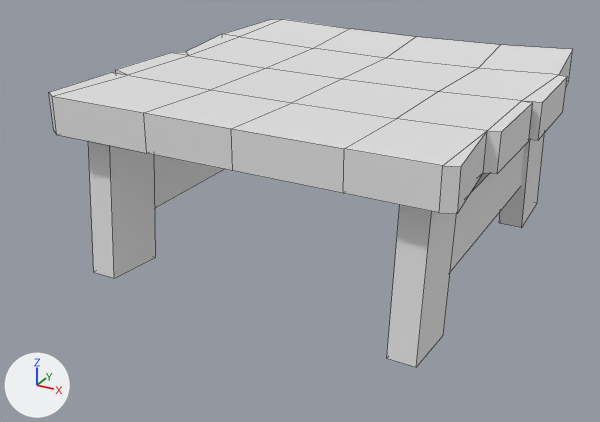
The FBX model Assets/_Game/Meshes/Props/MESH_Table.fbx: old version first, new version second.
Both versions are drawn from a 50 mm lens placed at (2.65, -5.46, 3.18), pointed at (-0.38, 0.05, 0.42). The lights are fixed; the arrows at lower left show +X, +Y and +Z. Mesh edges are drawn as thin lines. Where no turn or scale is listed for an object, it has been applied to the vertices.

In view in the first picture: 'MESH_Table'.
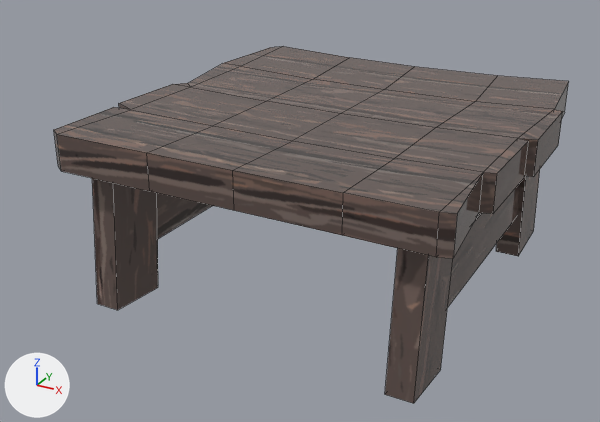
The change, as a list of edits to the scene's bpy script:
```text
Add img_props_wood_jpg:
    img_props_wood_jpg = load_image('props_wood.JPG', '../../Textures/props_wood.JPG', 1024, 1024, 'sRGB')
Add mat_bois:
    mat_bois = principled_material('BOIS')
    mat_bois.texture = img_props_wood_jpg
    mat_bois.roughness = 0.0
Change me_mesh:
    used by ob_mesh_table; location = (0.0, 0.0, 0.0)
    remove me_mesh.from_pydata(...)  # 126 vertices, 109 faces; spans x -3.18..1.48, y -1.54..1.54, z 0.27..1.66
    add me_mesh.from_pydata(...)  # 123 vertices, 109 faces; spans x -1.58..1.48, y -1.54..1.54, z 0.0..1.39
    me_mesh part 1: the loose piece of 8 vertices spanning x 1.04..1.23, y 0.85..1.43, z 0.27..1.44 is moved by (0.0, 0.0, -0.27), in mat_bois (picture img_props_wood_jpg)
    me_mesh part 2: the loose piece of 8 vertices spanning x -1.3..-1.1, y -1.43..-0.85, z 0.27..1.44 is moved by (0.0, 0.0, -0.27), in mat_bois (picture img_props_wood_jpg)
    me_mesh part 3: the loose piece of 8 vertices spanning x 1.04..1.23, y -1.43..-0.85, z 0.27..1.44 is moved by (0.0, 0.0, -0.27), in mat_bois (picture img_props_wood_jpg)
    me_mesh part 4: the loose piece of 8 vertices spanning x -1.26..-1.14, y -0.99..0.98, z 0.64..1.09 is moved by (0.0, 0.0, -0.27), in mat_bois (picture img_props_wood_jpg)
    me_mesh part 5: the loose piece of 8 vertices spanning x 1.08..1.19, y -0.99..0.98, z 0.64..1.09 is moved by (0.0, 0.0, -0.27), in mat_bois (picture img_props_wood_jpg)
    me_mesh part 6
    2 vertices are removed from x -1.57..-1.38, y 0.0, z 1.62
    73 faces are deleted
    18 vertices in x -1.58..1.48, y -1.54..1.54, z 1.59..1.66 move by (0.0, 0.0, -0.53)
    17 vertices in x -1.57..1.43, y -1.54..1.54, z 1.6..1.66 move by (0.0, 0.0, -0.54)
    3 vertices are added at (-1.38, 0.0, 1.08), (-1.57, 0.0, 1.09), (0.0, 0.0, 1.13)
    73 new faces join them
    me_mesh part 7: 65 faces spanning x -1.58..1.48, y -1.54..1.54, z 1.06..1.39 switch from no material to mat_bois (picture img_props_wood_jpg)
```

Location of each change, (x1, y1, x2, y2) in pixels of the pictures (600 x 422 px; the box of a moved part takes in the faces that stretch with it):
'MESH_Table', reshaped: before (49, 19, 573, 367); after (54, 46, 569, 403)
part 1 of me_mesh, moved or reshaped: before (499, 134, 544, 228); after (496, 169, 540, 256)
part 2 of me_mesh, moved or reshaped: before (88, 141, 156, 278); after (92, 178, 158, 310)
part 3 of me_mesh, moved or reshaped: before (387, 205, 457, 367); after (385, 249, 453, 403)
part 4 of me_mesh, moved or reshaped: before (154, 155, 224, 208); after (157, 193, 212, 239)
part 5 of me_mesh, moved or reshaped: before (450, 146, 524, 272); after (447, 183, 520, 308)
part 6 of me_mesh, moved or reshaped: before (116, 34, 313, 90); after (119, 83, 190, 110)
part 7 of me_mesh, recoloured: before (49, 19, 573, 214); after (54, 46, 569, 258)
